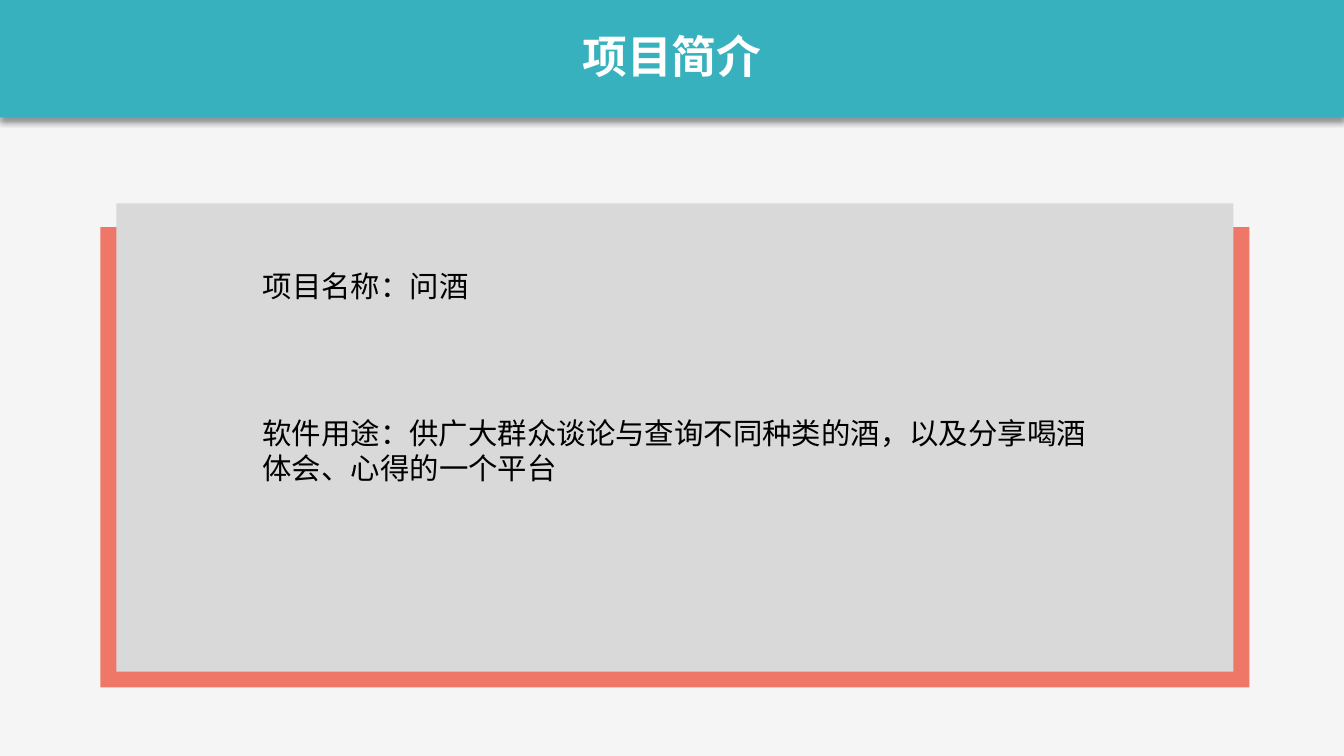
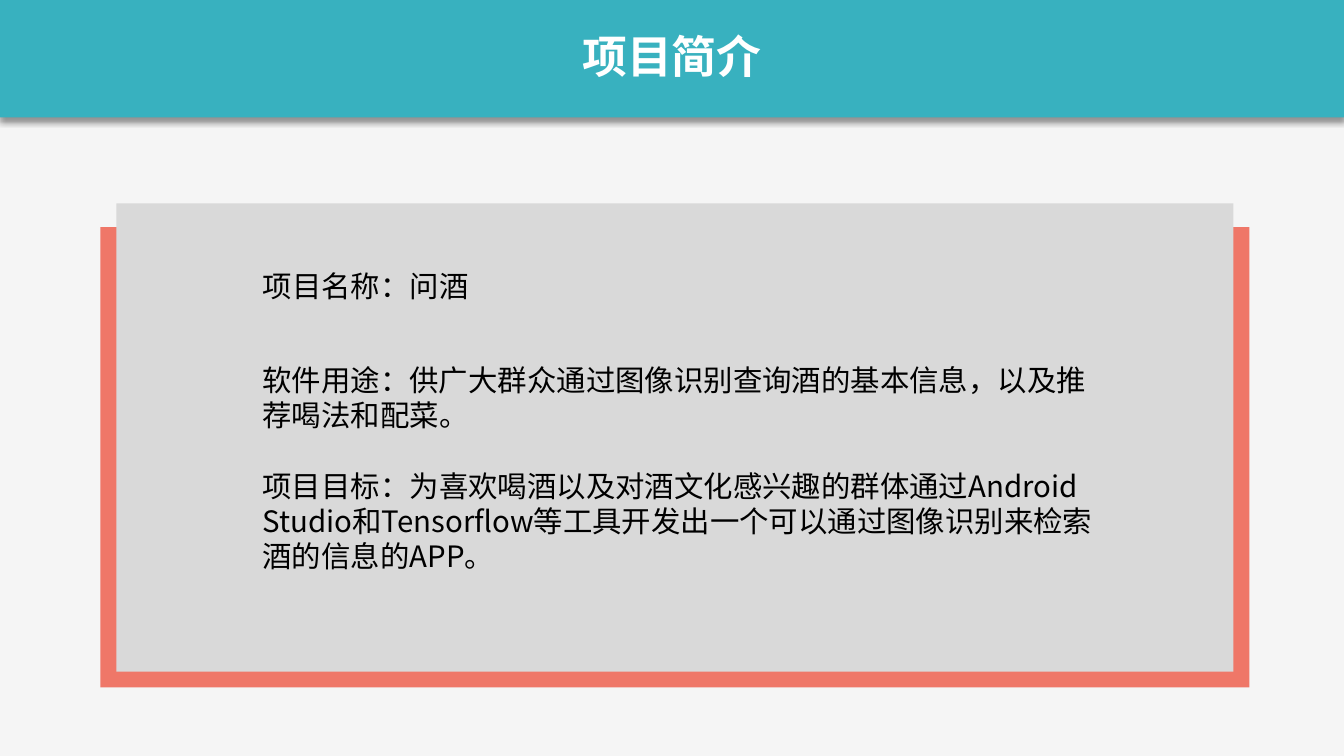
Before and after one commit to boboHh/Wine-APP, a slide deck: slide 2 of SE2018春-G17-项目计划PPT.pptx. Drawn at 1344x756 pixels with LibreOffice and Linux fonts; fonts in the diff are those of the drawing. Boxes give left, top, right and bottom in pixels: in the first picture for what was removed or moved away, otherwise in the second. Text is boxed around its words. In the diff, an @@ line names an element or a change of style, - is before the commit and + after.

```diff
--- a/SE2018春-G17-项目计划PPT.pptx
+++ b/SE2018春-G17-项目计划PPT.pptx
@@ text at [263, 366, 1086, 570]: text changed @@
-软件用途：供广大群众谈论与查询不同种类的酒，以及分享喝酒体会、心得的一个平台
+软件用途：供广大群众通过图像识别查询酒的基本信息，以及推荐喝法和配菜。
+项目目标：为喜欢喝酒以及对酒文化感兴趣的群体通过Android Studio和Tensorflow等工具开发出一个可以通过图像识别来检索酒的信息的APP。
```
Also in this commit, not shown: 6 other slides changed, 1 slide removed.
